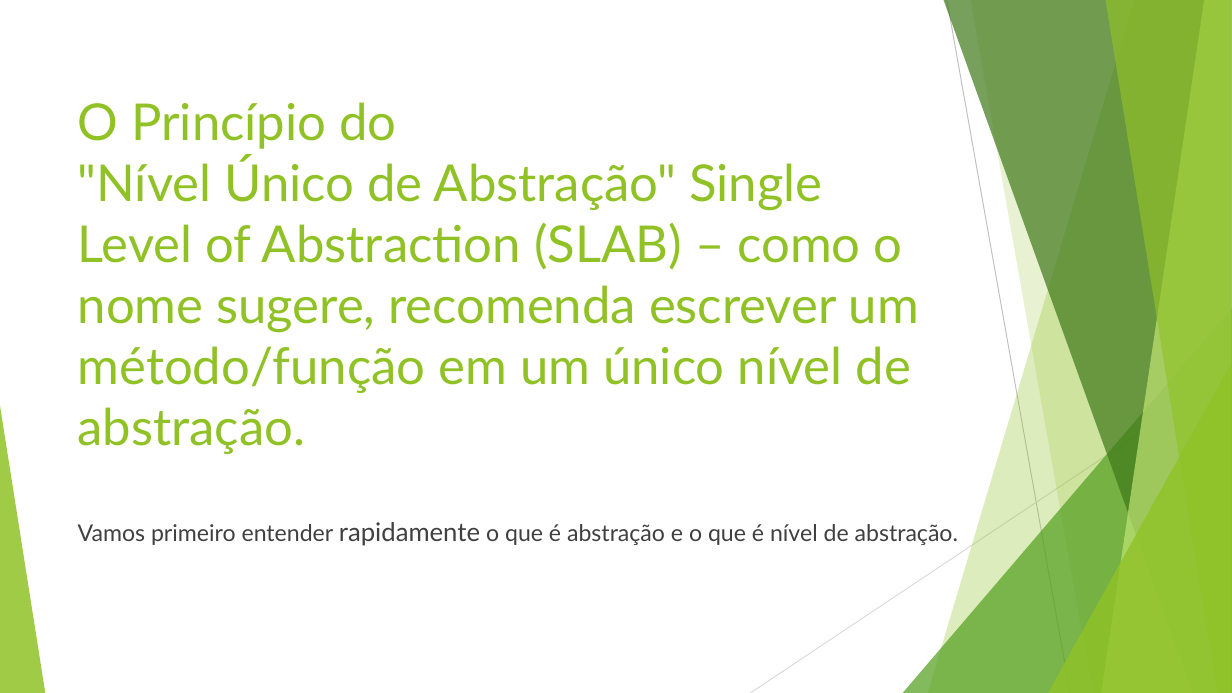
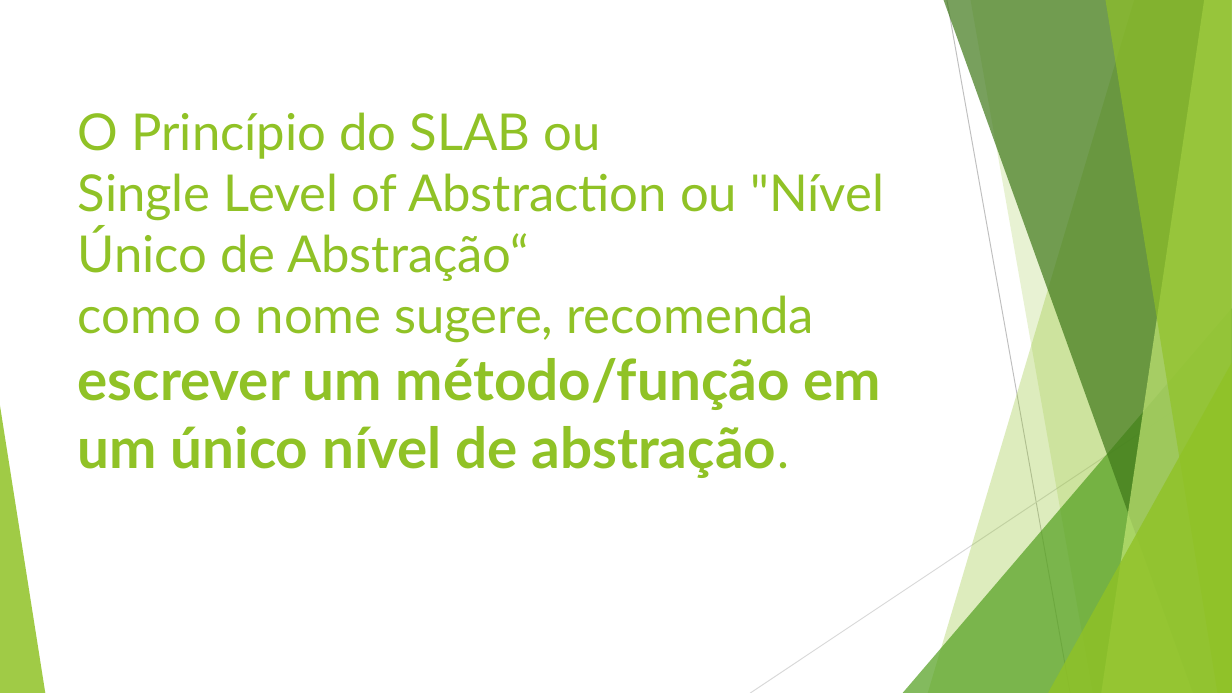
Before and after one commit to TeteStorm/SLAPExample, a slide deck: slide 6 of Single Level of Abstraction (SLAB).pptx (slide 4 before the commit). Drawn at 1232x693 pixels with LibreOffice and Linux fonts; fonts in the diff are those of the drawing. Boxes give left, top, right and bottom in pixels: in the first picture for what was removed or moved away, otherwise in the second. Text is boxed around its words. In the diff, an @@ line names an element or a change of style, - is before the commit and + after.

```diff
--- a/Single Level of Abstraction (SLAB).pptx
+++ b/Single Level of Abstraction (SLAB).pptx
@@ title at box(78, 112, 884, 478): text changed @@
-O Princípio do
-"Nível Único de Abstração" Single Level of Abstraction (SLAB) – como o nome sugere, recomenda escrever um método/função em um único nível de abstração.
+O Princípio do SLAB ou
+Single Level of Abstraction ou "Nível Único de Abstração“
+como o nome sugere, recomenda escrever um método/função em um único nível de abstração.
@@ text removed at box(78, 522, 958, 546) @@
-Vamos primeiro entender rapidamente o que é abstração e o que é nível de abstração.
```
Also in this commit, not shown: 12 other slides changed, 14 slides added, 3 other files.
